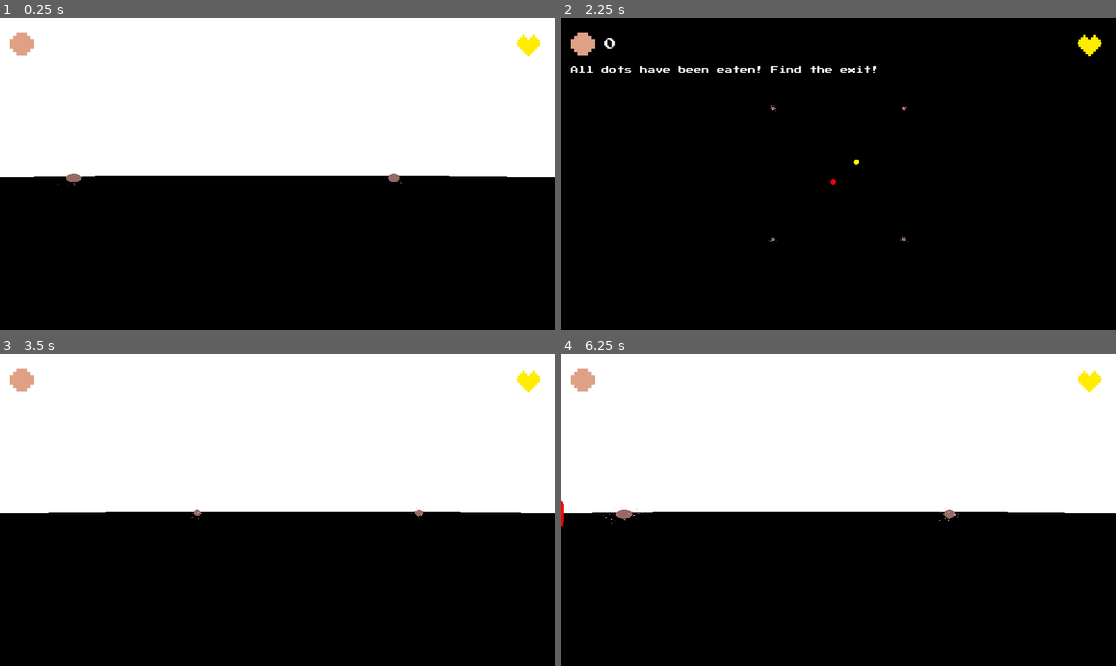
Above: before the commit, frames 1-4 (two rows, left to right).
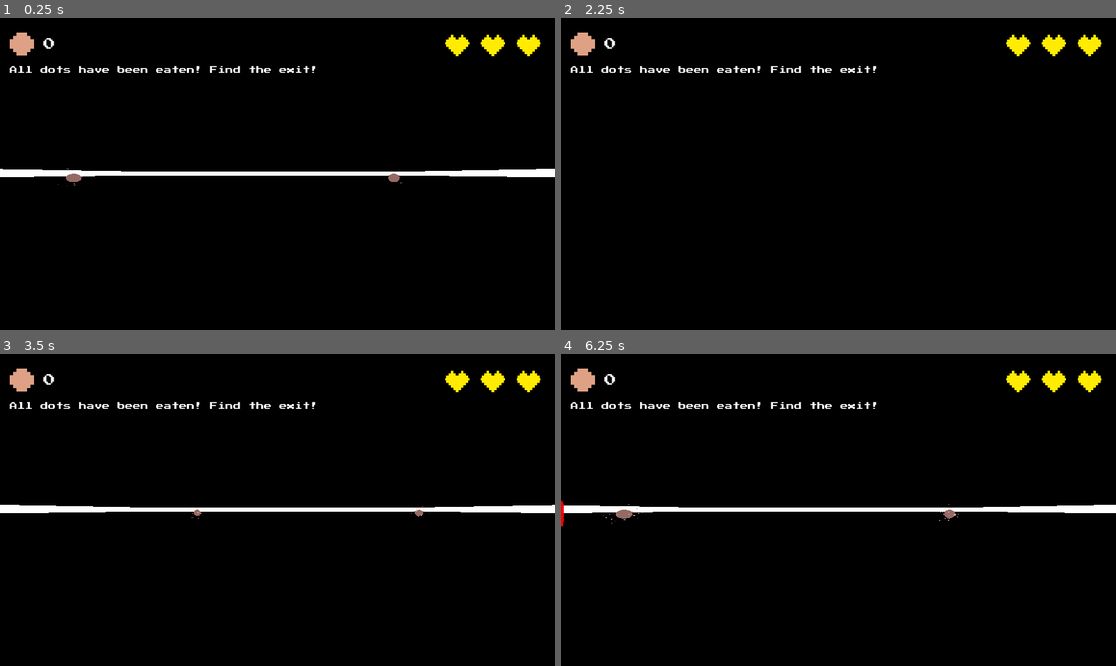
Above: after the commit, the same moments.

Repository: 21RM/Y4S1-JD-Packman
Game: Godot game, scene res://Scenes/World/world.tscn
Two runs of this game, one before a commit and one after it. Both use one fixed random seed, a clock stepped at 60 frames per second and the inputs below. This scene is started directly instead of the project's main scene. Sound files missing from this copy of the repository are replaced by a short silence.
Inputs (mouse positions are in pixels of both pictures, inside the frame that each line leads up to):
- Up to frame 1 (0.25 s): no input
- Up to frame 2 (2.25 s): move the mouse to (960, 158) at 0.52 s; hold D (move_right) 0.53-1.28 s; hold W (look_back) 0.53-1.28 s; click (960, 158) at 0.67 s; move the mouse to (727, 189) at 1.27 s; hold S (move_backwards) 1.28-2.03 s; tap C (toggle_camera) at 1.35 s; move the mouse to (894, 105) at 2.02 s; hold D (move_right) from 2.03 s (still down); hold W (look_back) from 2.03 s (still down)
- Up to frame 3 (3.5 s): keep holding D (move_right); tap Enter at 2.75 s; move the mouse to (249, 572) at 2.77 s; release W (look_back) at 2.78 s; tap C (toggle_camera) at 2.85 s; click (249, 572) at 2.92 s
- Up to frame 4 (6.25 s): move the mouse to (1005, 556) at 3.52 s; release D (move_right) at 3.53 s; hold W (look_back) 3.53-4.28 s; hold A (move_left) 3.53-5.03 s; tap Space (open_map) at 4.15, 5.75 s; move the mouse to (672, 463) at 4.27 s; tap C (toggle_camera) at 4.35, 5.85 s; move the mouse to (866, 510) at 5.02 s; hold S (move_backwards) 5.03-5.78 s; hold W (look_back) 5.03-5.78 s; click (866, 510) at 5.17 s; move the mouse to (755, 432) at 5.77 s; hold D (move_right) from 5.78 s (still down)

The runs differ from the first frame. In frame 1, 48% of the frame differs, in the area x 0-100%, y 0-50%; in frame 2, 0.4%; in frame 3, 48%; in frame 4, 48%.
Error before the commit: Out of bounds get index '0' (on base: 'PackedByteArray') (res://Scenes/World/map.gd:43)
Error after the commit: Out of bounds get index '0' (on base: 'PackedByteArray') (res://Scenes/World/map.gd:46)

Commit message:
finished?

Diff:
--- a/3d-packman/Scenes/Ghost/ghost.tscn
+++ b/3d-packman/Scenes/Ghost/ghost.tscn
@@ -54,7 +54,6 @@
 [node name="CollisionShape3D" type="CollisionShape3D" parent="."]
 visible = false
 shape = SubResource("CapsuleShape3D_2oj78")
-disabled = true
 
 [node name="OmniLights" type="Node3D" parent="."]
 
--- a/3d-packman/Scenes/Global/UtilsGrid.gd
+++ b/3d-packman/Scenes/Global/UtilsGrid.gd
@@ -61,8 +61,11 @@
 
 	return grid[idx(cell.x, cell.y)] == 0
 
-
-
+func is_world_door(cell: Vector2i):
+	return door.has_point(cell)
+
+func is_generic_door(cell: Vector2i):
+	return cell == get_door_cell(ghosts_spawn) or cell == get_door_cell(player_spawn)
 
 func in_bounds(x: int, z: int) -> bool:
 	return x >= 0 and x < grid_size_x and z >= 0 and z < grid_size_z
@@ -119,6 +122,9 @@
 
 func idx(x: int, z: int) -> int:
 	return z*grid_size_x + x
+
+func reverse_idx(index: int) -> Vector2i:
+	return Vector2i(index % grid_size_x, index / grid_size_z)
 
 
 
--- a/3d-packman/Scenes/Player/packman.gd
+++ b/3d-packman/Scenes/Player/packman.gd
@@ -5,7 +5,7 @@
 @export var rotation_speed: float = 10.0
 @export var center_snap_eps: float = 0.04
 @export var turn_buffer_sec: float = 0.5
-var lifes: int = 1
+var lifes: int = 3
 
 var moving_speed: float = base_moving_speed
 var dir: Vector2i = Vector2i(0, -1)
--- a/3d-packman/Scenes/World/map.gd
+++ b/3d-packman/Scenes/World/map.gd
@@ -40,7 +40,15 @@
 			# no custom_minimum_size — let it stretch
 			cr.size_flags_horizontal = Control.SIZE_EXPAND_FILL
 			cr.size_flags_vertical = Control.SIZE_EXPAND_FILL
-			cr.color =Color(0.0, 0.31, 1.0) if (UtilsGrid.grid[i] == 1) else Color(0, 0, 0)
+
+			if UtilsGrid.is_world_door(UtilsGrid.reverse_idx(i)):
+				cr.color = Color(1, 1, 0, 1)
+			elif (UtilsGrid.grid[i] == 1) or \
+			UtilsGrid.is_generic_door(UtilsGrid.reverse_idx(i)):
+				cr.color =Color(0.0, 0.31, 1.0)
+			elif UtilsGrid.grid[i] == 0:
+				cr.color = Color(0,0,0)
+
 			walls_grid.add_child(cr)
 			wall_cells[i] = cr
 
--- a/3d-packman/Scenes/World/world.gd
+++ b/3d-packman/Scenes/World/world.gd
@@ -176,10 +176,6 @@
 
 
 func instantiate_world_door() -> void:
-	if world_door_scene == null:
-		push_warning("world_door_scene is not set on World node.")
-		return
-
 	# Clear any previous barrier (e.g., when regenerating the world)
 	for segment in world_door_segments:
 		if is_instance_valid(segment):
@@ -240,7 +236,6 @@
 				dot.position = Vector3(dot_x, 0.2, dot_z)
 				dot.connect("remove_dot_from_map", _on_dot_remove_dot_from_map)
 				$Dots.add_child(dot)
-			break
 
 func _on_dot_remove_dot_from_map(cell: Vector2i):
 	$Map.remove_dot_at(cell)
--- a/3d-packman/Scenes/World/world.tscn
+++ b/3d-packman/Scenes/World/world.tscn
@@ -195,7 +195,6 @@
 
 [node name="Ceiling" type="StaticBody3D" parent="."]
 transform = Transform3D(1, 0, 0, 0, 1, 0, 0, 0, 1, 0, 3.5, 0)
-visible = false
 
 [node name="CeilingMesh" type="MeshInstance3D" parent="Ceiling"]
 mesh = SubResource("BoxMesh_e2bkl")
